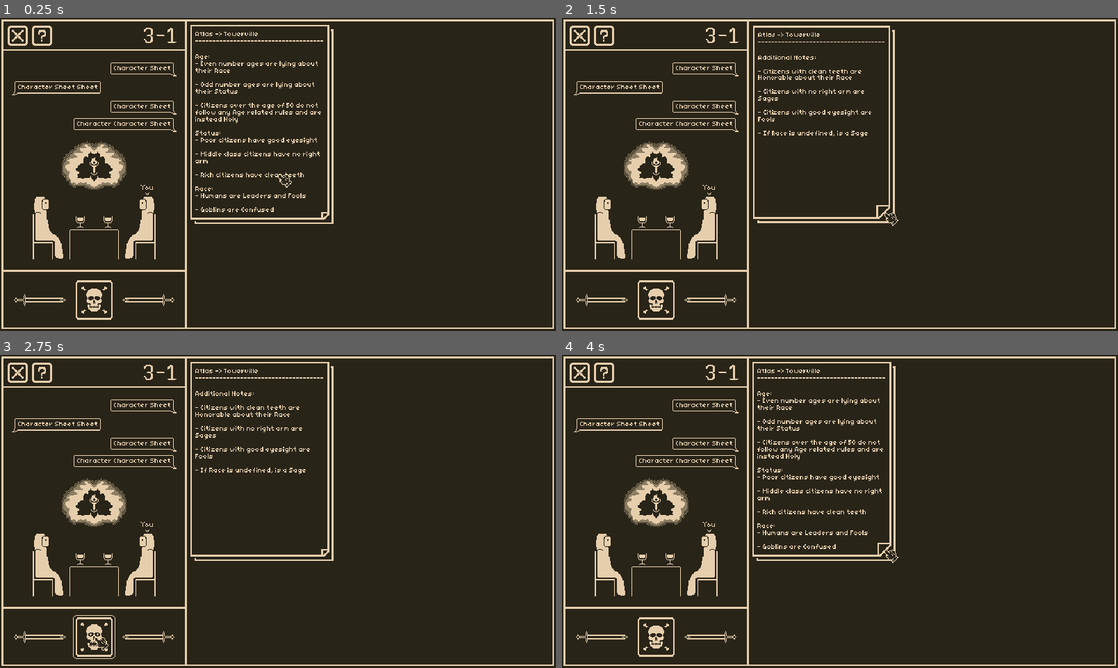
Above: before the commit, frames 1-4 (two rows, left to right).
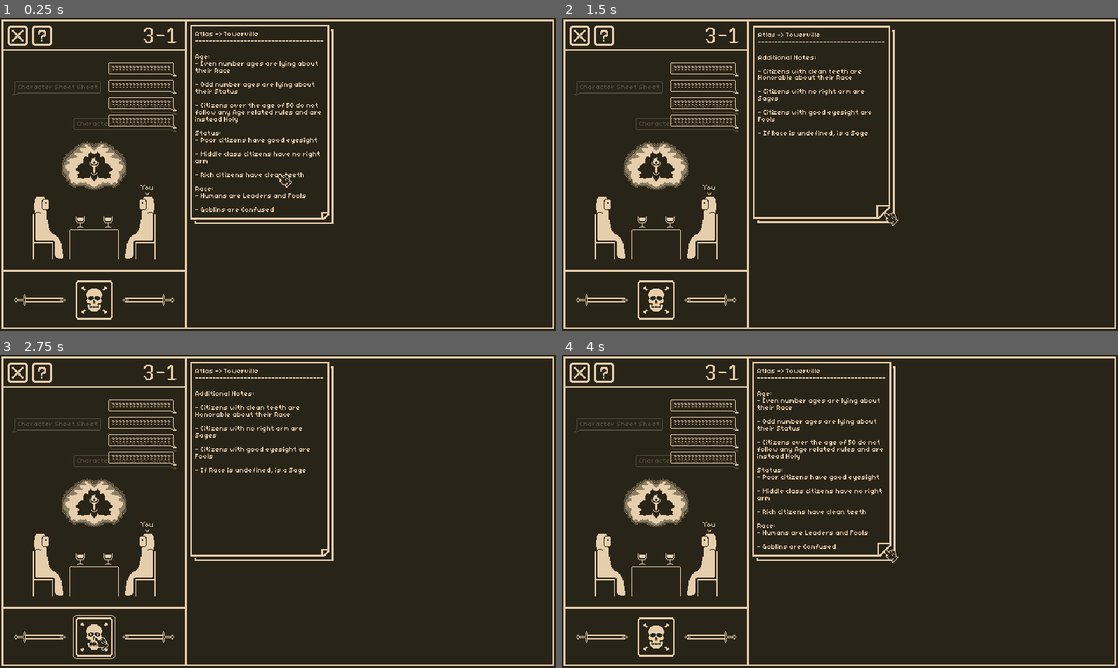
Above: after the commit, the same moments.

Repository: AdamRusv/poison-game
Game: Godot game, scene res://1_Scenes/0_Screens/gameplay.tscn
Two runs of this game, one before a commit and one after it. Both use one fixed random seed, a clock stepped at 60 frames per second and the inputs below.
Inputs (mouse positions are in pixels of both pictures, inside the frame that each line leads up to):
- Up to frame 1 (0.25 s): no input
- Up to frame 2 (1.5 s): click (823, 121) at 0.52 s; click (884, 212) at 1.27 s
- Up to frame 3 (2.75 s): click (94, 636) at 2 s
- Up to frame 4 (4 s): click (823, 458) at 2.77 s; click (884, 549) at 3.52 s

The runs differ from the first frame. In frame 1, 0.7% of the frame differs, in the area x 2-32%, y 14-37%; in frame 2, 0.7%; in frame 3, 0.7%; in frame 4, 0.7%.

Commit message:
dialogue 25%

Diff:
--- a/1_Scenes/0_Screens/gameplay.tscn
+++ b/1_Scenes/0_Screens/gameplay.tscn
@@ -10,6 +10,8 @@
 [ext_resource type="Resource" uid="uid://cj55yjaxgcvqn" path="res://5_Resources/0_Papers/1_Character Sheets/0_Tutorial Region/atlas regions/towerville.tres" id="6_baij6"]
 [ext_resource type="Script" uid="uid://dsk6k5x0e30hn" path="res://2_Scripts/2_Independent/poison manager.gd" id="6_pq3d1"]
 [ext_resource type="Script" uid="uid://v10r8rve43tc" path="res://2_Scripts/2_Independent/cups manager.gd" id="7_3udmd"]
+[ext_resource type="Script" uid="uid://dwp2cvaysi6vj" path="res://2_Scripts/2_Independent/dialogue manager.gd" id="11_ahkic"]
+[ext_resource type="PackedScene" uid="uid://cxlckmjewuy2h" path="res://1_Scenes/1_Objects/dialogue bubble.tscn" id="11_pb2ch"]
 
 [sub_resource type="AtlasTexture" id="AtlasTexture_504ay"]
 atlas = ExtResource("4_gngdi")
@@ -173,3 +175,61 @@
 offset_top = 209.0
 offset_right = 134.0
 offset_bottom = 237.0
+
+[node name="Dialogue" type="Control" parent="." unique_id=1304429550 node_paths=PackedStringArray("scrollContainer")]
+anchors_preset = 0
+offset_left = 14.0
+offset_top = 51.0
+offset_right = 203.0
+offset_bottom = 131.0
+script = ExtResource("11_ahkic")
+scrollContainer = NodePath("ScrollContainer")
+
+[node name="ScrollContainer" type="ScrollContainer" parent="Dialogue" unique_id=330507245]
+layout_mode = 0
+offset_right = 189.0
+offset_bottom = 80.0
+mouse_filter = 2
+horizontal_scroll_mode = 0
+vertical_scroll_mode = 3
+
+[node name="VBoxContainer" type="VBoxContainer" parent="Dialogue/ScrollContainer" unique_id=934480585]
+layout_mode = 2
+size_flags_horizontal = 3
+size_flags_vertical = 3
+
+[node name="dialogue bubble" parent="Dialogue/ScrollContainer/VBoxContainer" unique_id=639519262 instance=ExtResource("11_pb2ch")]
+layout_mode = 2
+
+[node name="dialogue bubble2" parent="Dialogue/ScrollContainer/VBoxContainer" unique_id=1918155821 instance=ExtResource("11_pb2ch")]
+layout_mode = 2
+
+[node name="dialogue bubble3" parent="Dialogue/ScrollContainer/VBoxContainer" unique_id=1945987544 instance=ExtResource("11_pb2ch")]
+layout_mode = 2
+
+[node name="dialogue bubble4" parent="Dialogue/ScrollContainer/VBoxContainer" unique_id=1297944747 instance=ExtResource("11_pb2ch")]
+layout_mode = 2
+
+[node name="dialogue bubble5" parent="Dialogue/ScrollContainer/VBoxContainer" unique_id=724414479 instance=ExtResource("11_pb2ch")]
+layout_mode = 2
+
+[node name="dialogue bubble6" parent="Dialogue/ScrollContainer/VBoxContainer" unique_id=1707898748 instance=ExtResource("11_pb2ch")]
+layout_mode = 2
+
+[node name="dialogue bubble7" parent="Dialogue/ScrollContainer/VBoxContainer" unique_id=127147304 instance=ExtResource("11_pb2ch")]
+layout_mode = 2
+
+[node name="dialogue bubble8" parent="Dialogue/ScrollContainer/VBoxContainer" unique_id=2146807453 instance=ExtResource("11_pb2ch")]
+layout_mode = 2
+
+[node name="dialogue bubble9" parent="Dialogue/ScrollContainer/VBoxContainer" unique_id=282747193 instance=ExtResource("11_pb2ch")]
+layout_mode = 2
+
+[node name="dialogue bubble10" parent="Dialogue/ScrollContainer/VBoxContainer" unique_id=1138734156 instance=ExtResource("11_pb2ch")]
+layout_mode = 2
+
+[node name="dialogue bubble11" parent="Dialogue/ScrollContainer/VBoxContainer" unique_id=525110037 instance=ExtResource("11_pb2ch")]
+layout_mode = 2
+
+[node name="dialogue bubble12" parent="Dialogue/ScrollContainer/VBoxContainer" unique_id=1611846909 instance=ExtResource("11_pb2ch")]
+layout_mode = 2
--- /dev/null
+++ b/1_Scenes/1_Objects/dialogue bubble.tscn
@@ -0,0 +1,33 @@
+[gd_scene format=3 uid="uid://cxlckmjewuy2h"]
+
+[ext_resource type="Texture2D" uid="uid://ewtkf8nl0qkn" path="res://0_Art/2_PNGs/dialogue bubble.png" id="1_iha75"]
+[ext_resource type="Theme" uid="uid://bhvewryp1cmbt" path="res://6_Other/description font.tres" id="2_q4stg"]
+
+[node name="dialogue bubble" type="MarginContainer" unique_id=1138734156]
+offset_right = 78.0
+offset_bottom = 15.0
+size_flags_horizontal = 8
+size_flags_vertical = 4
+
+[node name="NinePatchRect" type="NinePatchRect" parent="." unique_id=497293241]
+layout_mode = 2
+texture = ExtResource("1_iha75")
+patch_margin_left = 2
+patch_margin_top = 2
+patch_margin_right = 7
+patch_margin_bottom = 5
+
+[node name="MarginContainer" type="MarginContainer" parent="." unique_id=142811477]
+layout_mode = 2
+theme_override_constants/margin_left = 4
+theme_override_constants/margin_top = 4
+theme_override_constants/margin_right = 6
+theme_override_constants/margin_bottom = 4
+
+[node name="Title Label" type="RichTextLabel" parent="MarginContainer" unique_id=30857362]
+custom_maximum_size = Vector2(111, -1)
+layout_mode = 2
+theme = ExtResource("2_q4stg")
+text = "?????????????????"
+fit_content = true
+scroll_active = false
--- /dev/null
+++ b/2_Scripts/2_Independent/dialogue manager.gd
@@ -0,0 +1,29 @@
+extends Control
+
+@export_category("Reference")
+@export var scrollContainer : ScrollContainer
+
+var isScrolling : bool = false
+var startMousePos : Vector2 = Vector2.ZERO
+
+func _process(delta: float) -> void:
+	_manage_scroll()
+
+
+#---------------
+func _manage_scroll():
+	if Input.is_action_just_pressed("left click"):
+		if _is_cursor_within_scroll_zone() == true:
+			startMousePos = get_global_mouse_position()
+			isScrolling = true
+	if Input.is_action_just_released("left click"):
+		isScrolling = false
+
+	if isScrolling == true:
+		var mouseRatio : float = (get_global_mouse_position().y - scrollContainer.global_position.y) / scrollContainer.size.y
+		scrollContainer.get_v_scroll_bar().value = (1.0 - mouseRatio) * scrollContainer.get_v_scroll_bar().max_value
+
+#- - -
+func _is_cursor_within_scroll_zone() -> bool:
+	var mousePos : Vector2 = get_global_mouse_position()
+	return scrollContainer.get_global_rect().has_point(mousePos)
Binary file added: 0_Art/0_Aseprite (.ase)/dialogue bubble.aseprite
Binary file changed: 0_Art/0_Aseprite (.ase)/placeholder mockup.aseprite
Binary file added: 0_Art/2_PNGs/dialogue bubble.png
Not shown, added: 0_Art/2_PNGs/dialogue bubble.png.import
Binary file changed: 0_Art/2_PNGs/placeholder mockup.png
Not shown, added: 2_Scripts/2_Independent/dialogue manager.gd.uid
